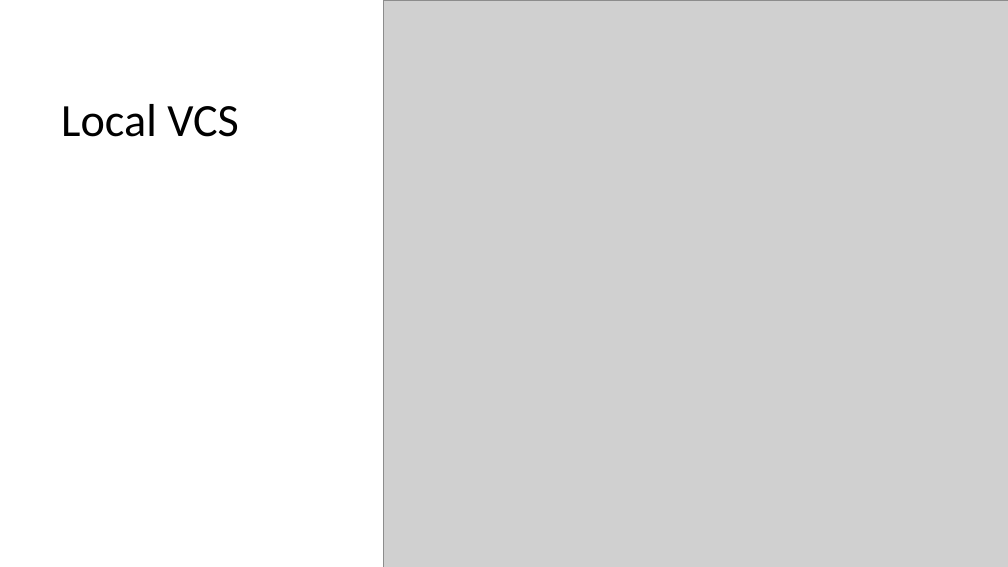
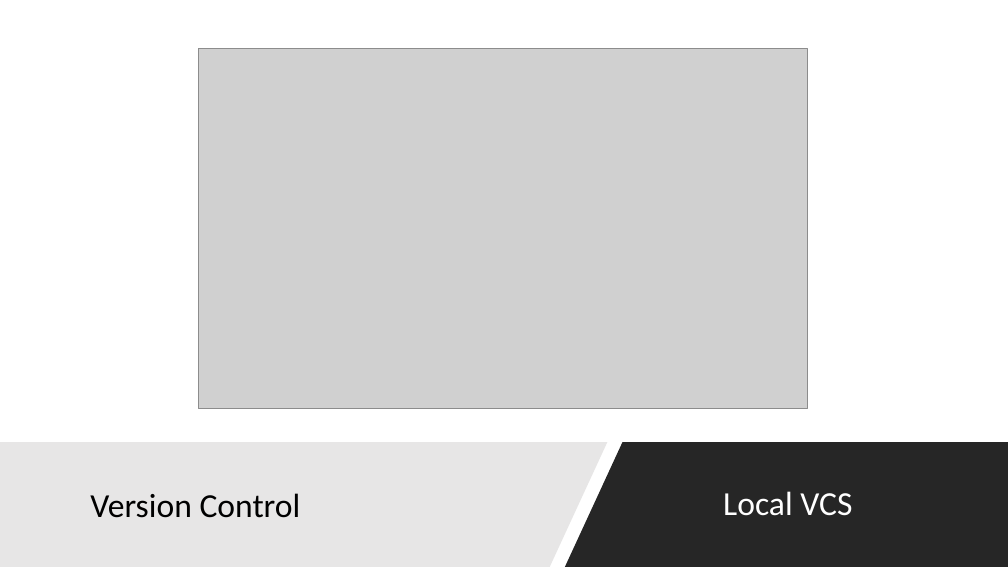
Before and after one commit to niravsh/ptg-gitsession-2017, a slide deck: slide 4 of PennTechnoGrads.pptx. Drawn at 1008x567 pixels with LibreOffice and Linux fonts; fonts in the diff are those of the drawing; grey boxes stand for pictures. Boxes give left, top, right and bottom in pixels: in the first picture for what was removed or moved away, otherwise in the second. Text is boxed around its words. In the diff, an @@ line names an element or a change of style, - is before the commit and + after.

```diff
--- a/PennTechnoGrads.pptx
+++ b/PennTechnoGrads.pptx
@@ picture: place and size @@
-picture at [383,0,1008,567]
+picture at [198,48,807,408]
@@ freeform shape added at [0,442,607,567], fill #E7E6E6 @@
@@ freeform shape added at [565,442,1008,567], fill #000000 at 85% opacity @@
@@ title "Local VCS": place and size @@
-title "Local VCS" at [61,104,239,137]
+title "Local VCS" at [723,491,852,516]
@@ title "Local VCS" at [723,491,852,516]: size 44 to 32 pt, text colour #000000 to #FFFFFF @@
@@ text added at [90,493,301,518], 32 pt, text #000000 @@
+Version Control
```
Also in this commit, not shown: 5 other slides changed, 9 slides added, 1 slide removed.
